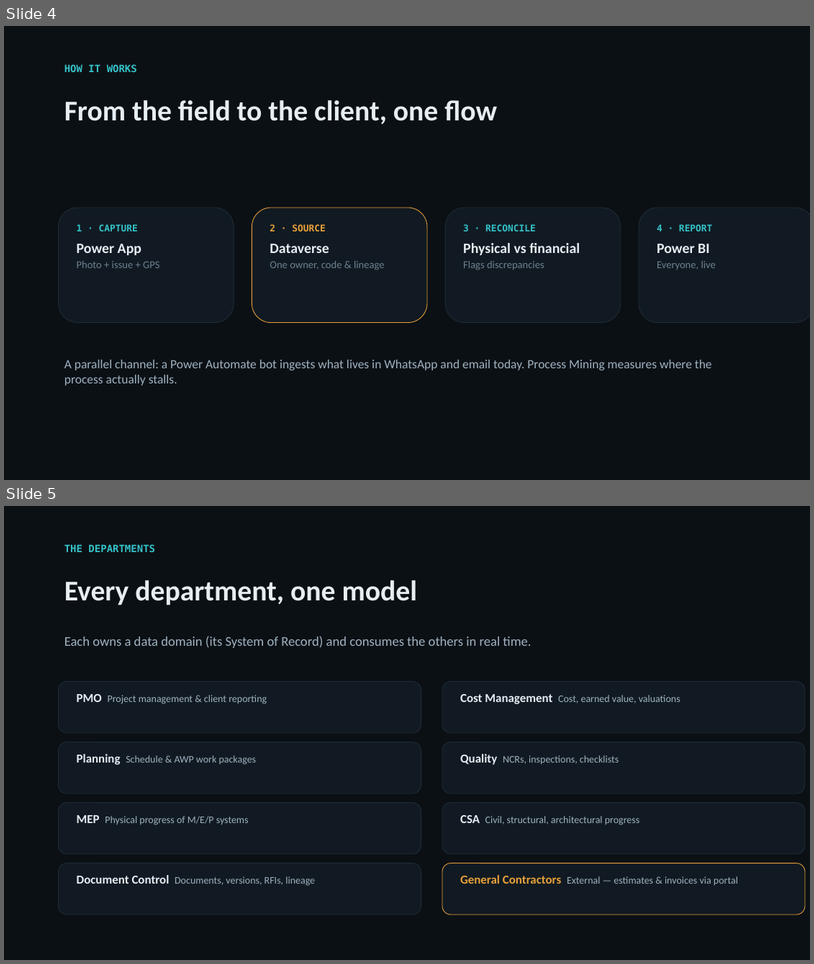
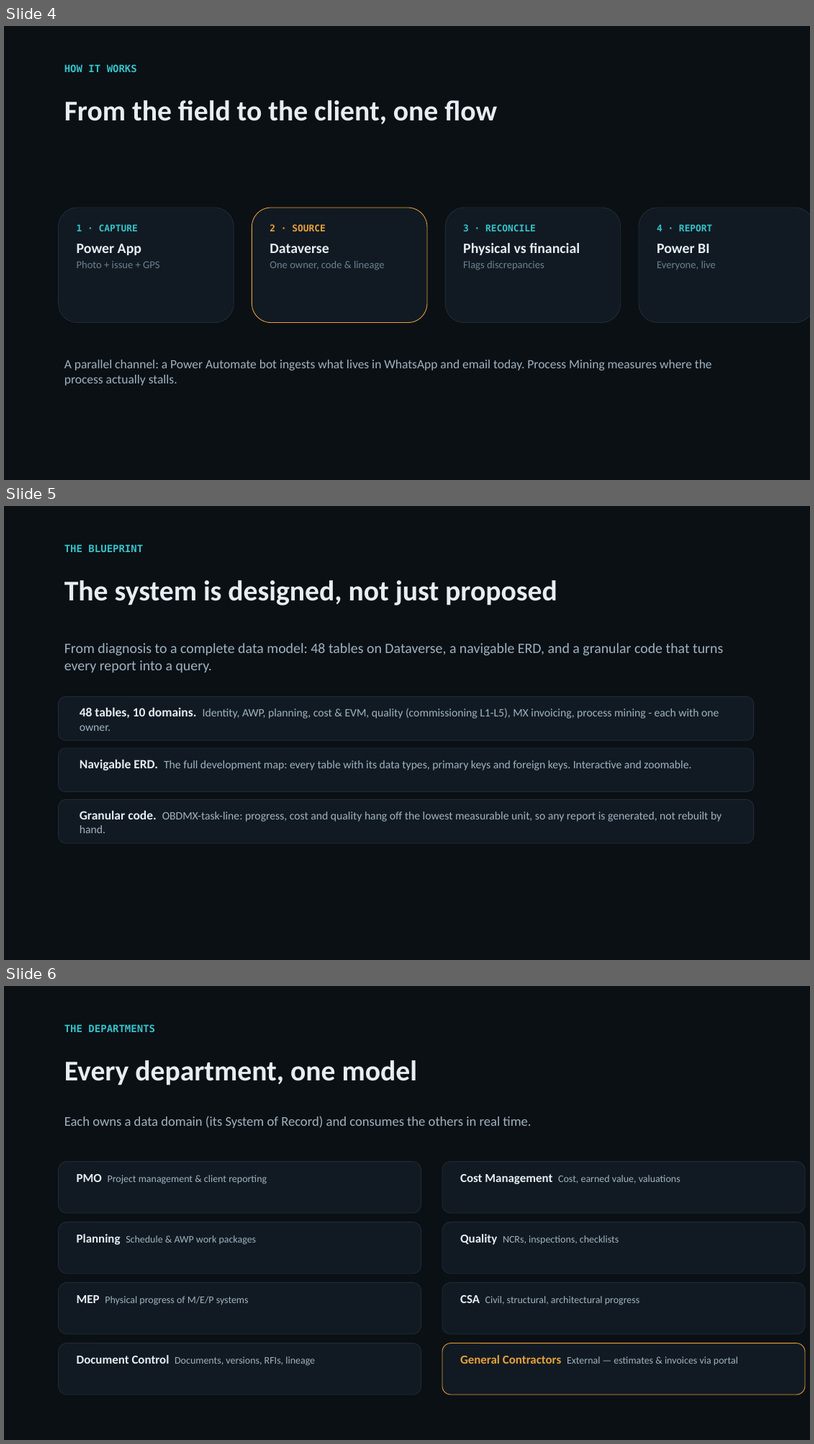
Before and after one commit to ElDerivator/d3x-portfolio, a slide deck: odata/ODATA_QR03_Single_Source_of_Truth.pptx. Shown one above the other, each under a label of ours: slides 4 and 5 before the commit, slides 4, 5 and 6 after it. The pictures are 814x964 and 814x1444 pixels, drawn with LibreOffice and Linux fonts; fonts in the diff are those of the drawing. Boxes give left, top, right and bottom in pixels: in the first picture for what was removed or moved away, otherwise in the second. Text is boxed around its words. In the diff, an @@ line names an element or a change of style, - is before the commit and + after.

Commit message:
odata: presentacion actualizada (13 slides: +blueprint 48 tablas/ERD, +data readiness por depto, timeline por fases)

```diff
--- a/odata/ODATA_QR03_Single_Source_of_Truth.pptx
+++ b/odata/ODATA_QR03_Single_Source_of_Truth.pptx
@@ slide 5 added at (4,506,810,960), background #0B1015 @@
@@ text added at (64,545,143,552), 12 pt, text #35C2C9, bold @@
+THE BLUEPRINT
@@ text added at (64,580,558,605), 34 pt, text #E6EDF3, bold @@
+The system is designed, not just proposed
@@ text added at (64,643,723,672), 17 pt, text #9FB2C0 @@
+From diagnosis to a complete data model: 48 tables on Dataverse, a navigable ERD, and a granular code that turns every report into a query.
@@ rounded rectangle added at (59,697,754,740), fill #111A22, outline #1F2C37 0.75 pt @@
@@ text added at (80,707,719,731), 13.5 pt, text #9FB2C0 @@
+48 tables, 10 domains. Identity, AWP, planning, cost & EVM, quality (commissioning L1-L5), MX invoicing, process mining - each with one owner.
@@ rounded rectangle added at (59,748,754,792), fill #111A22, outline #1F2C37 0.75 pt @@
@@ text added at (80,759,692,770), 13.5 pt, text #9FB2C0 @@
+Navigable ERD. The full development map: every table with its data types, primary keys and foreign keys. Interactive and zoomable.
@@ rounded rectangle added at (59,800,754,843), fill #111A22, outline #1F2C37 0.75 pt @@
@@ text added at (80,810,722,833), 13.5 pt, text #9FB2C0 @@
+Granular code. OBDMX-task-line: progress, cost and quality hang off the lowest measurable unit, so any report is generated, not rebuilt by hand.
@@ what was slide 5 is now slide 6 @@
```
Also in this commit, not shown: 1 slide changed, 1 other slide added.
